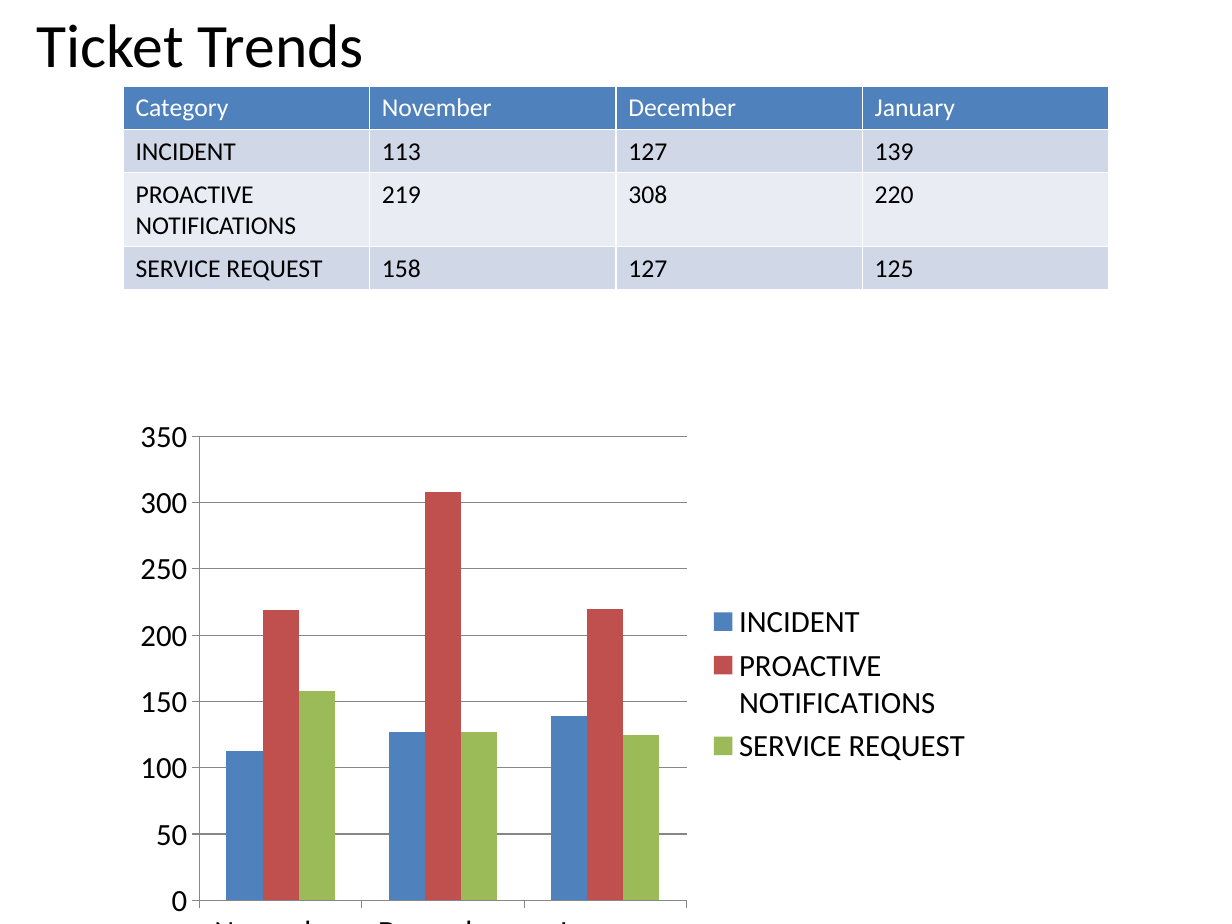
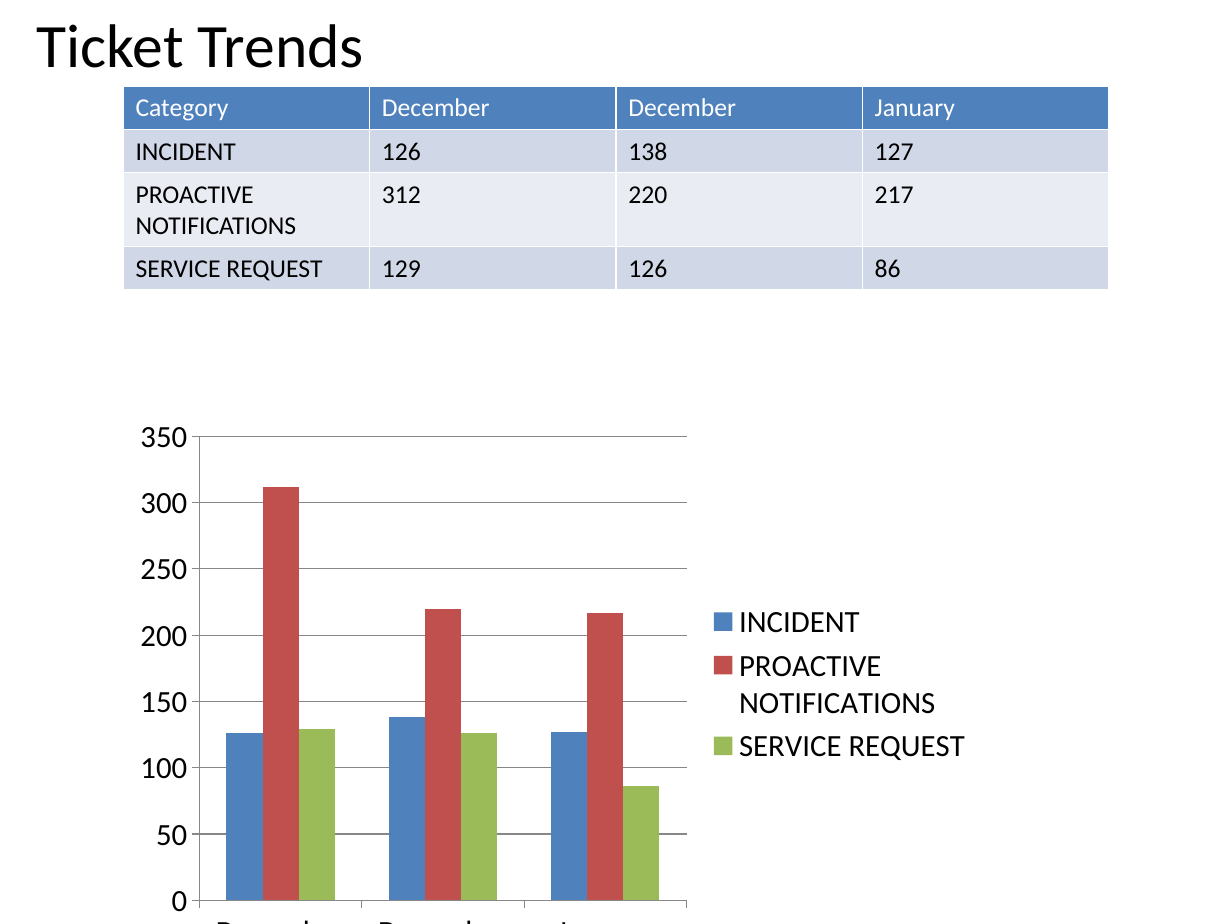
Before and after one commit to LOKESHLOKI07/Otrs_Dashboard, a slide deck: slide 7 of reportsapp/ticket_data.pptx. Drawn at 1232x924 pixels with LibreOffice and Linux fonts; fonts in the diff are those of the drawing. Boxes give left, top, right and bottom in pixels: in the first picture for what was removed or moved away, otherwise in the second. Text is boxed around its words. In the diff, an @@ line names an element or a change of style, - is before the commit and + after.

```diff
--- a/reportsapp/ticket_data.pptx
+++ b/reportsapp/ticket_data.pptx
@@ table at (x1=123, y1=86, x2=1109, y2=285) @@
-row 1, column 2: November
+row 1, column 2: December
-row 2: INCIDENT | 113 | 127 | 139
+row 2: INCIDENT | 126 | 138 | 127
-row 3: PROACTIVE NOTIFICATIONS | 219 | 308 | 220
+row 3: PROACTIVE NOTIFICATIONS | 312 | 220 | 217
-row 4: SERVICE REQUEST | 158 | 127 | 125
+row 4: SERVICE REQUEST | 129 | 126 | 86
@@ column chart at (x1=123, y1=407, x2=986, y2=924) @@
-categories: November, December, January
+categories: December, December, January
-INCIDENT: 110, 130, 140
+INCIDENT: 130, 140, 130
-PROACTIVE NOTIFICATIONS: 220, 310, 220
+PROACTIVE NOTIFICATIONS: 310, 220, 220
-SERVICE REQUEST: 160, 130, 120
+SERVICE REQUEST: 130, 130, 90
```
Also in this commit, not shown: 5 other slides changed, 19 other files.
